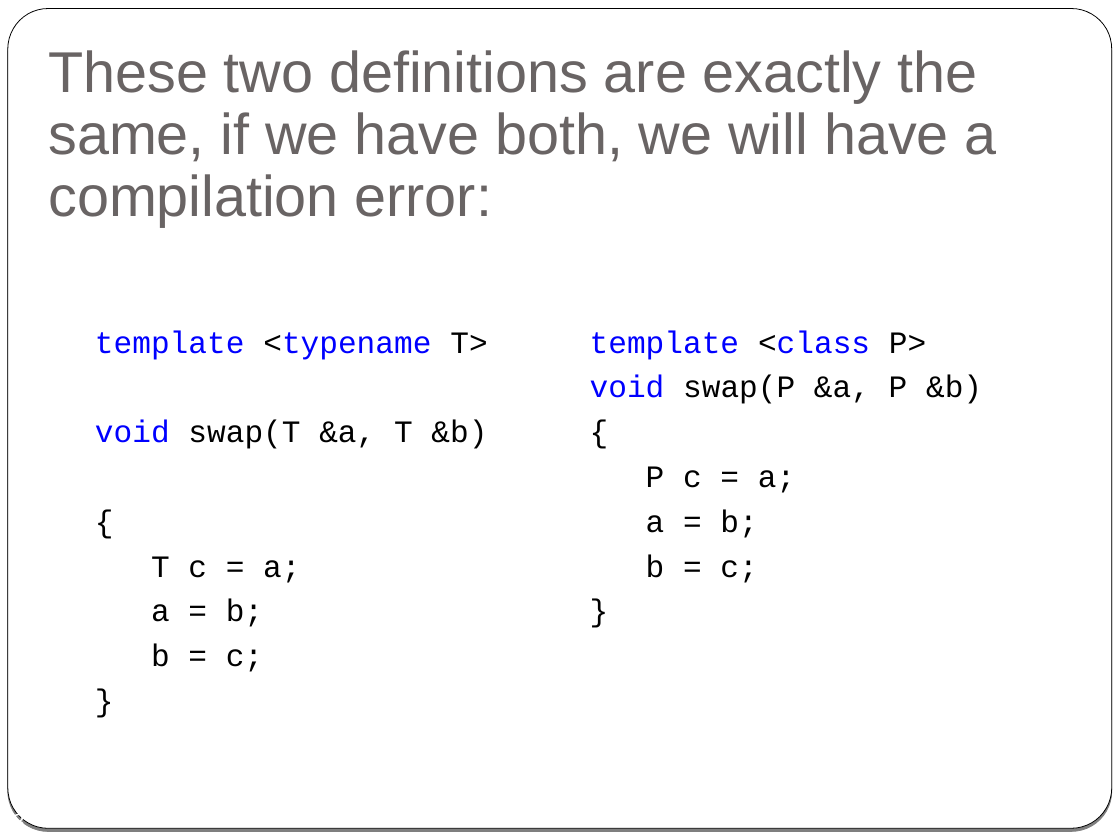
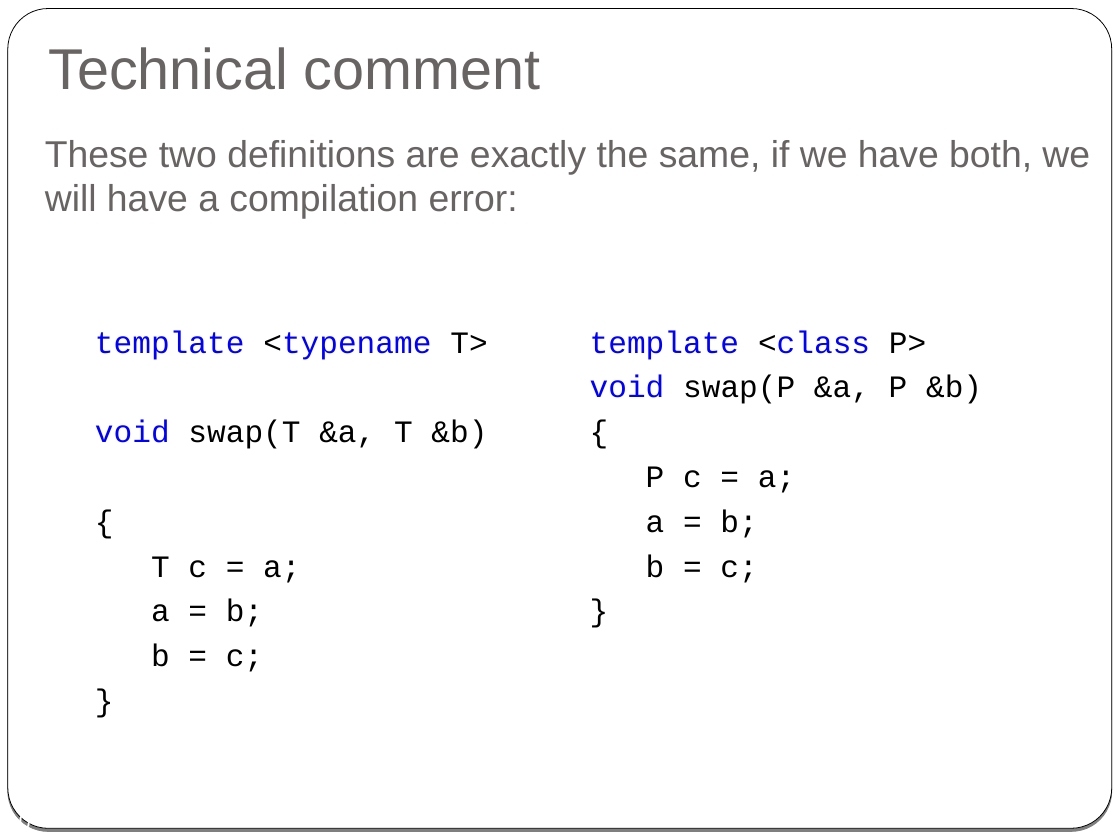
Before and after one commit to cpp-at-ariel/cpp-5778, a slide deck: slide 10 of week08-templates/slides.odp (slide 8 before the commit). Drawn at 1120x840 pixels with LibreOffice and Linux fonts; fonts in the diff are those of the drawing. Boxes give left, top, right and bottom in pixels: in the first picture for what was removed or moved away, otherwise in the second. Text is boxed around its words. In the diff, an @@ line names an element or a change of style, - is before the commit and + after.

```diff
--- a/week08-templates/slides.odp
+++ b/week08-templates/slides.odp
@@ title added at (48,47,540,90), 37 pt, text #696464 @@
+Technical comment
@@ text "These two definitions are exactly ...": place and size @@
-text "These two definitions are exactly ..." at (48,50,997,226)
+text "These two definitions are exactly ..." at (45,140,1090,219)
@@ text "These two definitions are exactly ..." at (45,140,1090,219): size 37 to 24 pt; line spacing 0.9 to 1; vertical alignment bottom to middle @@
@@ page number at (6,812,30,827): text changed @@
-8
+10
```
Also in this commit, not shown: 8 other slides changed, 1 slide added, 3 slides removed, 3 other files.
